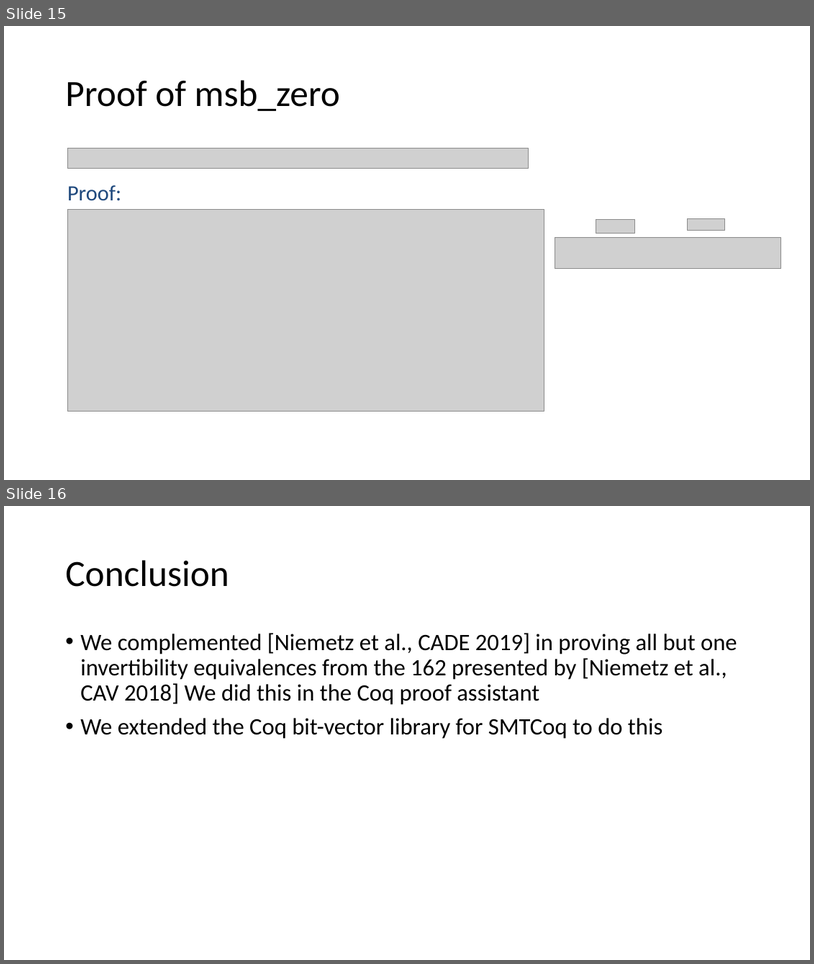
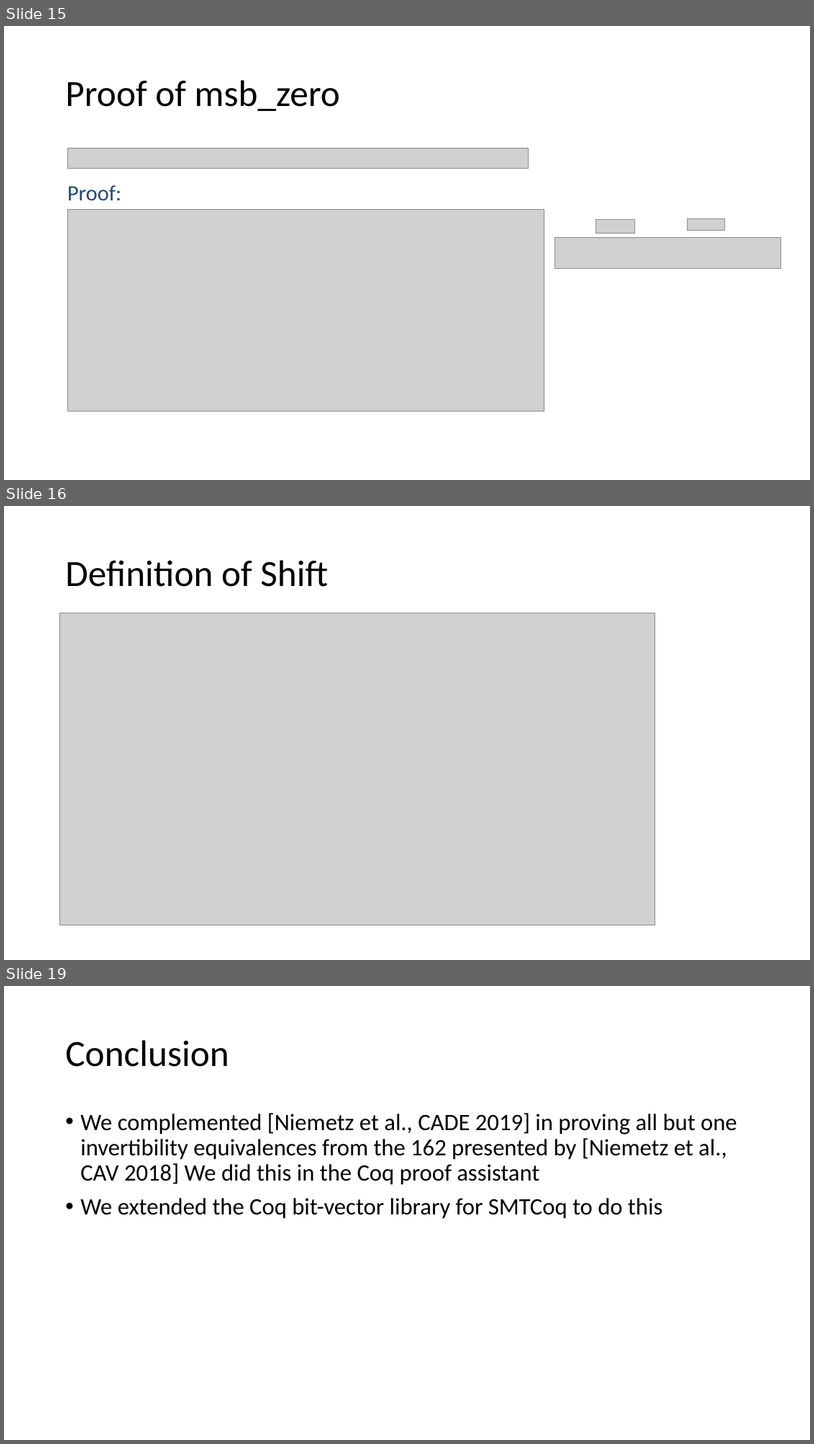
Before and after one commit to arjunvish/pxtp2019presentation, a slide deck: Presentation.pptx. Shown one above the other, each under a label of ours: slides 15 and 16 before the commit, slides 15, 16 and 19 after it; the slides between them are not shown. The pictures are 814x964 and 814x1444 pixels, drawn with LibreOffice and Linux fonts; fonts in the diff are those of the drawing; grey boxes stand for pictures; background and template pictures are left out. Boxes give left, top, right and bottom in pixels: in the first picture for what was removed or moved away, otherwise in the second. Text is boxed around its words. In the diff, an @@ line names an element or a change of style, - is before the commit and + after.

Commit message:
Added slides about shifts

```diff
--- a/Presentation.pptx
+++ b/Presentation.pptx
@@ slide 16 added at (x1=4, y1=506, x2=810, y2=960), background #FFFFFF @@
@@ title added at (x1=65, y1=560, x2=328, y2=587), 44 pt, text #000000 @@
+Definition of Shift
@@ picture added at (x1=59, y1=613, x2=656, y2=924) @@
@@ what was slide 16 is now slide 19 @@
```
Also in this commit, not shown: 2 other slides added.
